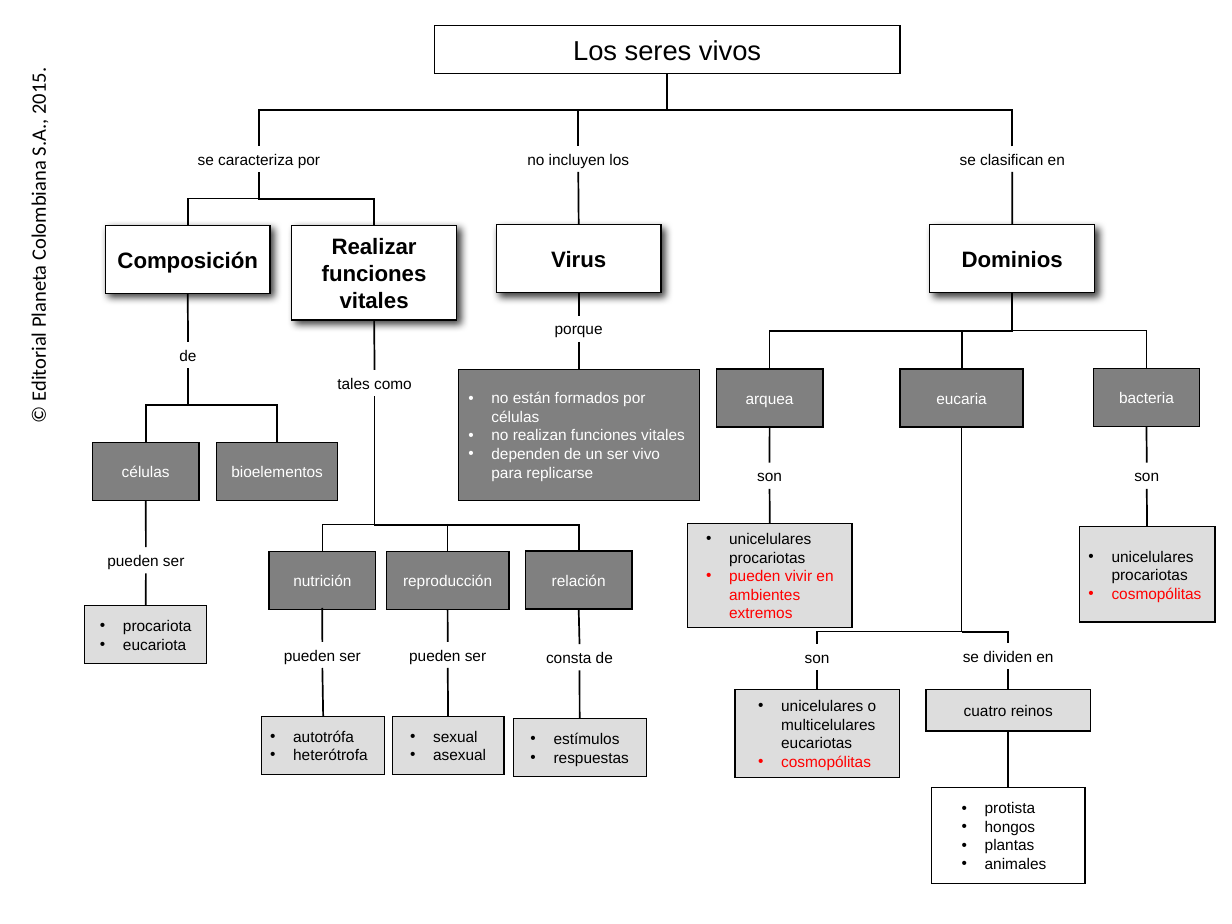
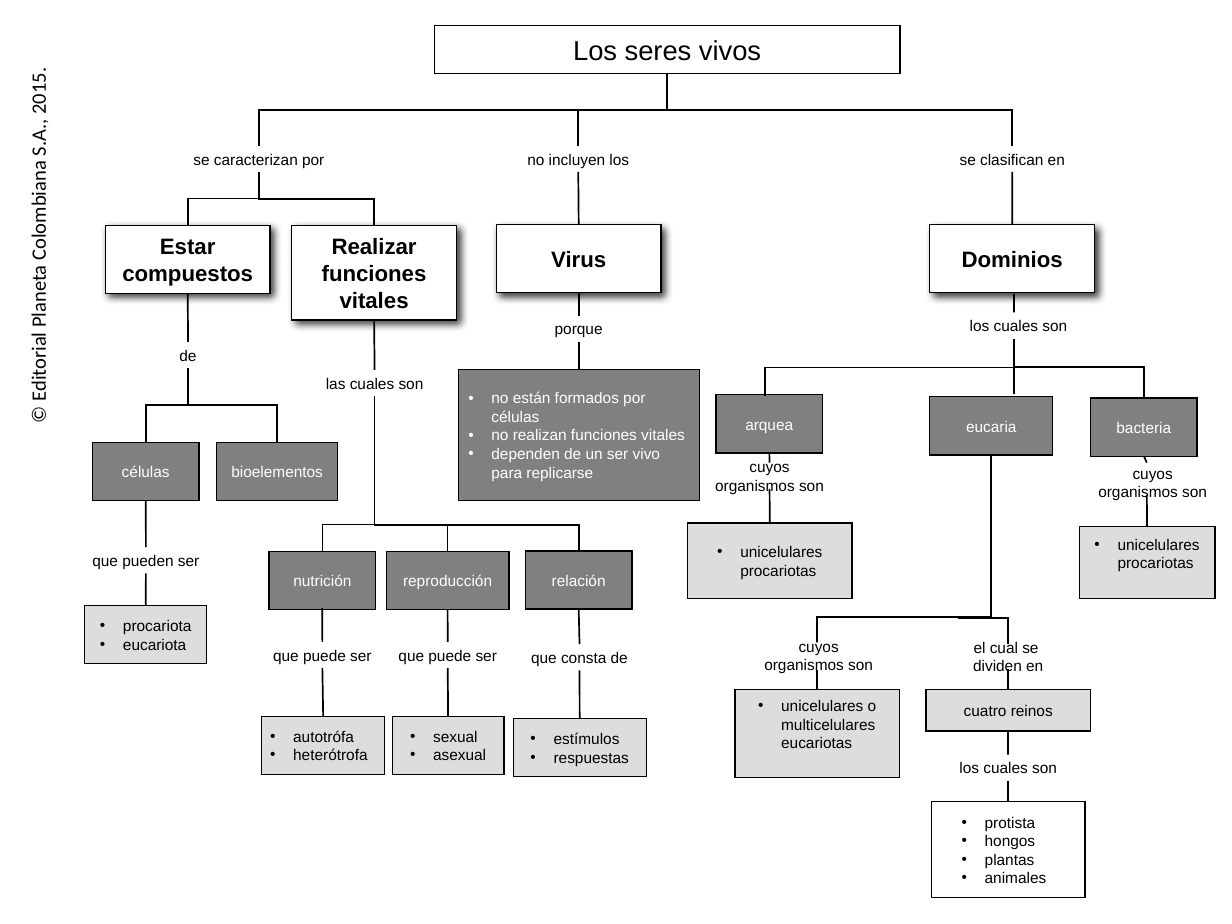
Before and after one commit to AulaPlanetaColombia/CienciasNaturales, a slide deck: slide 1 of fuentes/contenidos/grado06/guion03/CN_06_03.pptx. Drawn at 1232x924 pixels with LibreOffice and Linux fonts; fonts in the diff are those of the drawing; background and template pictures are left out. Boxes give left, top, right and bottom in pixels: in the first picture for what was removed or moved away, otherwise in the second. Text is boxed around its words. In the diff, an @@ line names an element or a change of style, - is before the commit and + after.

Commit message:
Mapa 06 03 actualizado
Mapa 06 03 actualizado

```diff
--- a/fuentes/contenidos/grado06/guion03/CN_06_03.pptx
+++ b/fuentes/contenidos/grado06/guion03/CN_06_03.pptx
@@ text at (193, 153, 324, 168): text changed @@
-se caracteriza por
+se caracterizan por
@@ text in rectangle at (122, 238, 253, 286): text changed @@
-Composición
+Estar compuestos
@@ line moved from (962, 330) - (962, 370) to (1014, 293) - (1014, 318) @@
@@ text added at (970, 319, 1067, 331), 9 pt, text #000000 @@
+los cuales son
@@ elbow line moved from (1013, 293) - (770, 368) to (1014, 339) - (765, 395) @@
@@ text at (326, 377, 424, 389): text changed @@
-tales como
+las cuales son
@@ elbow line moved from (1147, 368) - (1008, 330) to (1143, 397) - (1014, 367) @@
@@ line added from (1014, 367) to (1014, 393), #000000 1 pt @@
@@ rectangle "arquea": place and size @@
-rectangle "arquea" at (716, 368, 823, 426)
+rectangle "arquea" at (716, 394, 823, 452)
@@ rectangle "eucaria": place and size @@
-rectangle "eucaria" at (901, 368, 1024, 426)
+rectangle "eucaria" at (930, 397, 1053, 455)
@@ rectangle "bacteria": place and size @@
-rectangle "bacteria" at (1093, 368, 1200, 426)
+rectangle "bacteria" at (1090, 398, 1198, 456)
@@ text at (715, 460, 824, 494): text changed @@
-son
+cuyos organismos son
@@ line moved from (770, 428) - (770, 463) to (769, 453) - (770, 463) @@
@@ elbow line moved from (961, 428) - (817, 644) to (992, 455) - (817, 644) @@
@@ text at (1098, 470, 1207, 501): text changed @@
-son
+cuyos organismos son
@@ line moved from (1147, 426) - (1147, 463) to (1143, 456) - (1147, 463) @@
@@ rectangle "unicelulares procariotas": place and size @@
-rectangle "unicelulares procariotas" at (687, 524, 853, 628)
+rectangle "unicelulares procariotas" at (687, 524, 853, 599)
@@ rectangle "unicelulares procariotas": place and size @@
-rectangle "unicelulares procariotas" at (1079, 527, 1215, 622)
+rectangle "unicelulares procariotas" at (1079, 527, 1215, 599)
@@ text at (92, 554, 199, 569): text changed @@
-pueden ser
+que pueden ser
@@ text in rectangle at (729, 569, 833, 618): paragraph removed @@
-• pueden vivir en ambientes extremos
@@ text in rectangle at (1112, 587, 1202, 602): paragraph removed @@
-• cosmopólitas
@@ elbow line moved from (961, 632) - (1008, 643) to (957, 618) - (1008, 644) @@
@@ text at (273, 649, 371, 664): text changed @@
-pueden ser
+que puede ser
@@ text at (398, 650, 497, 664): text changed @@
-pueden ser
+que puede ser
@@ text at (531, 651, 628, 666): text changed @@
-consta de
+que consta de
@@ text at (764, 639, 873, 674): text changed @@
-son
+cuyos organismos son
@@ text at (973, 640, 1043, 675): text changed @@
-se dividen en
+el cual se
+dividen en
@@ line moved from (1008, 731) - (1008, 787) to (1008, 731) - (1008, 802) @@
@@ text in rectangle at (781, 755, 871, 770): paragraph removed @@
-• cosmopólitas
@@ text added at (959, 761, 1057, 773), 9 pt, text #000000 @@
+los cuales son
@@ rectangle "protista": place and size @@
-rectangle "protista" at (931, 787, 1085, 883)
+rectangle "protista" at (931, 802, 1085, 898)
```
